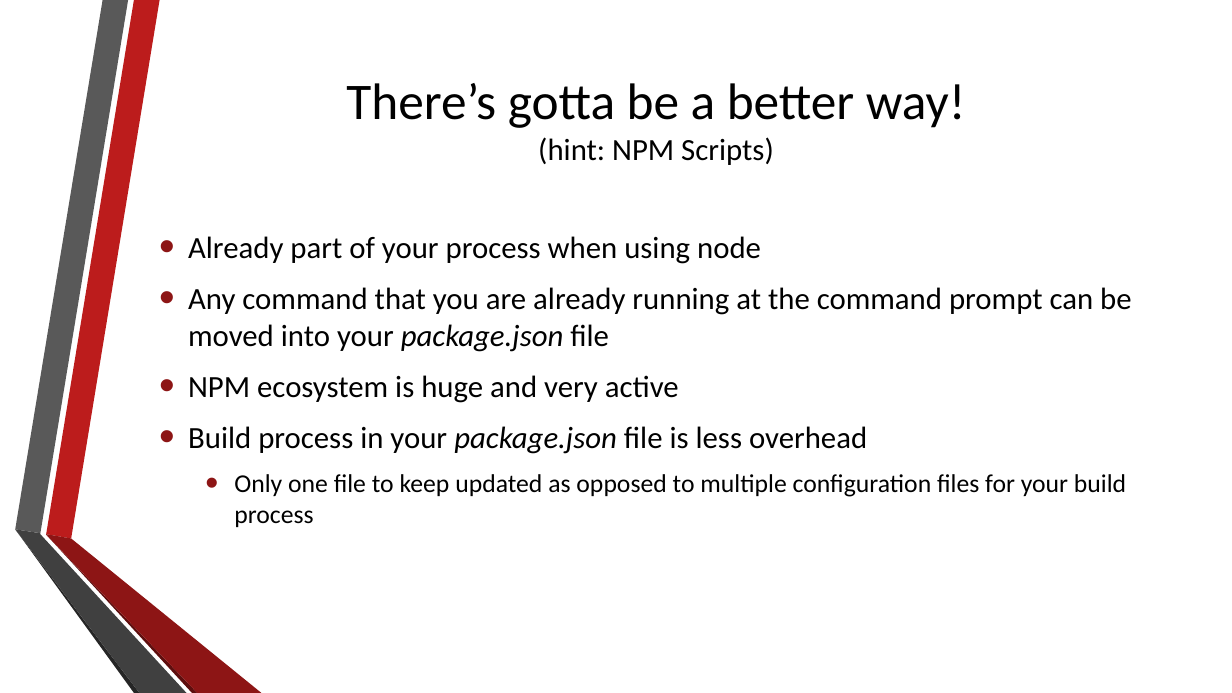
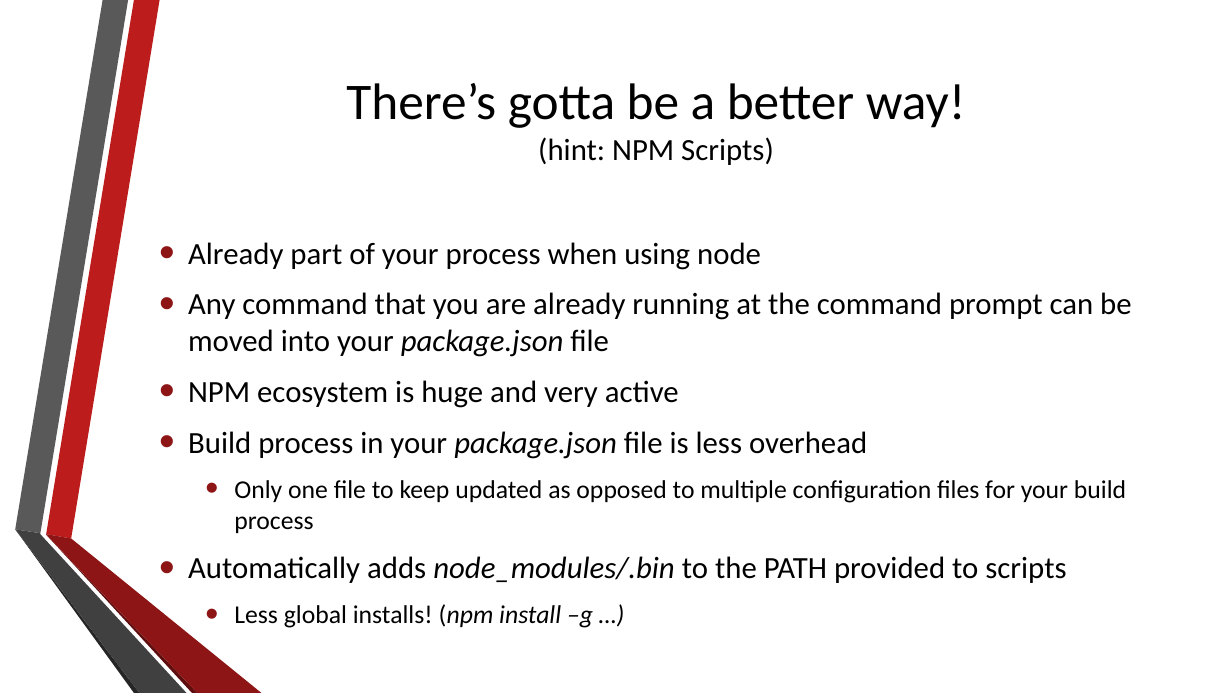
Before and after one commit to fyockm/npm-scripts, a slide deck: slide 7 of npm_scripts.pptx. Drawn at 1232x693 pixels with LibreOffice and Linux fonts; fonts in the diff are those of the drawing; background and template pictures are left out. Boxes give left, top, right and bottom in pixels: in the first picture for what was removed or moved away, otherwise in the second. Text is boxed around its words. In the diff, an @@ line names an element or a change of style, - is before the commit and + after.

```diff
--- a/npm_scripts.pptx
+++ b/npm_scripts.pptx
@@ text at (188,556,1066,628): paragraphs added @@
+• Automatically adds node_modules/.bin to the PATH provided to scripts
+  • Less global installs! (npm install –g …)
```
Also in this commit, not shown: 5 other slides changed, 18 other files.
